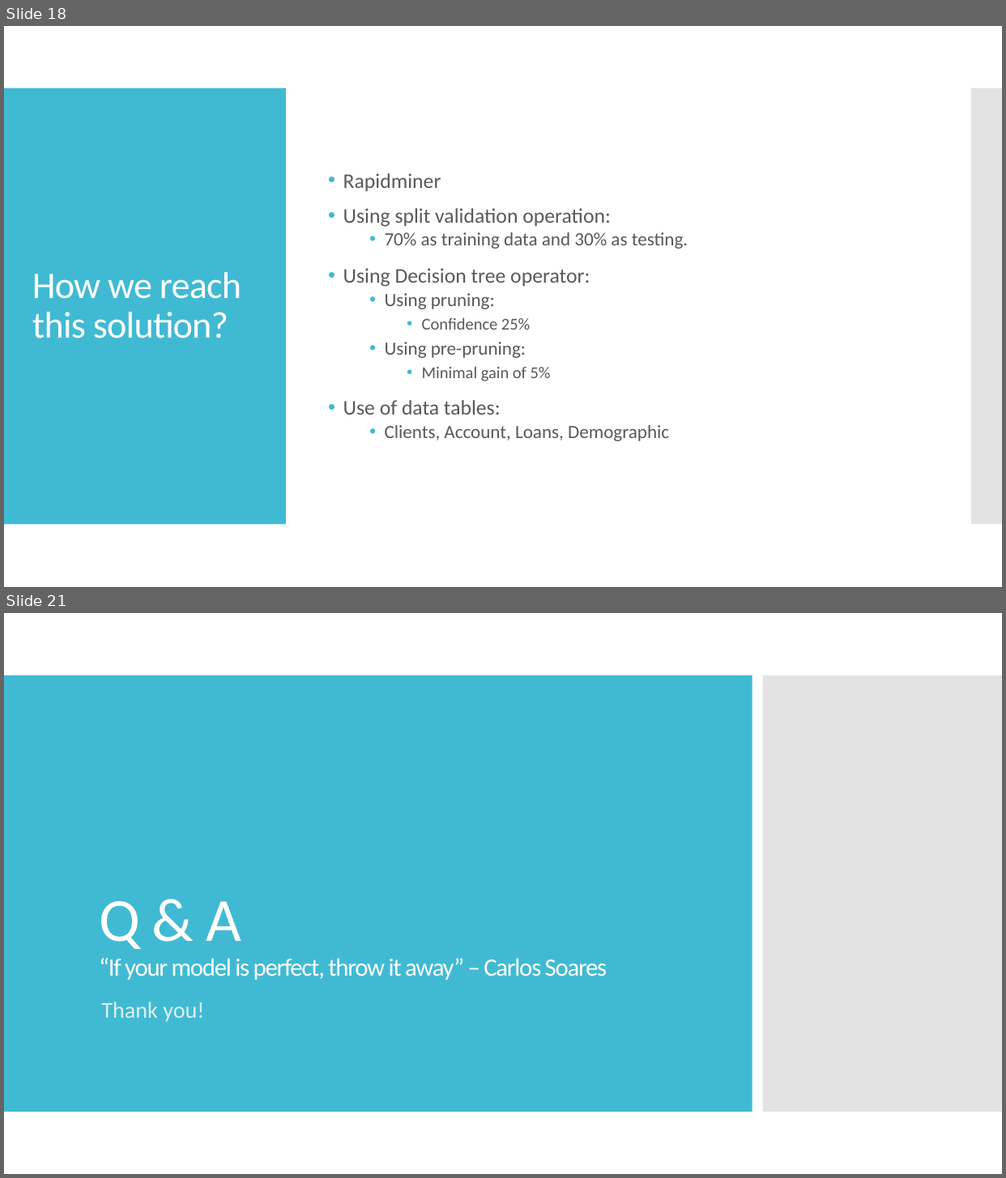
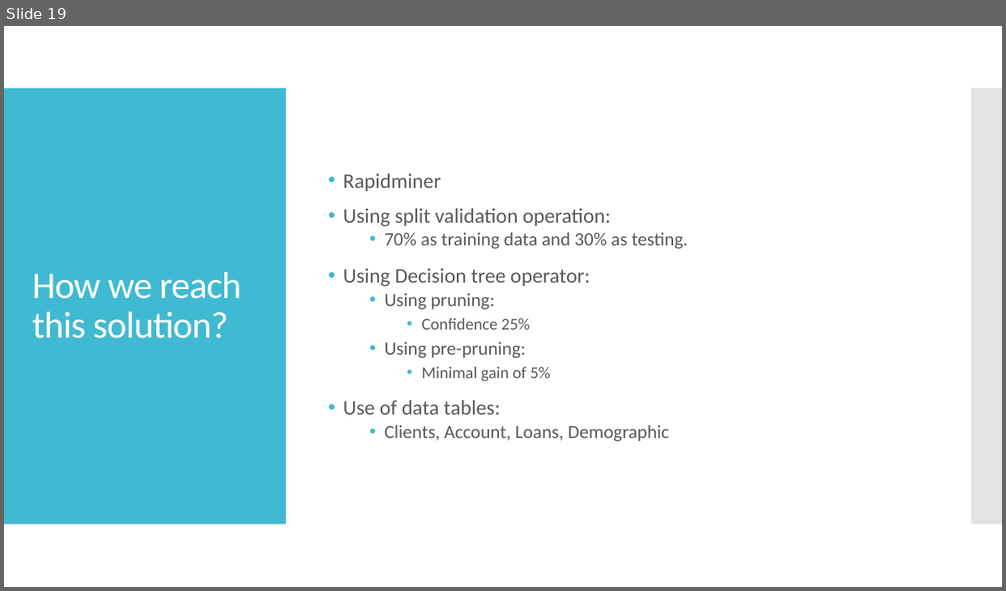
Before and after one commit to jpdias/banking-dm-case-study, a slide deck: Banking Data Mining.pptx. Shown one above the other, each under a label of ours: slides 18 and 21 before the commit, slide 19 after it; the slides between them are not shown. The pictures are 1006x1178 and 1006x591 pixels, drawn with LibreOffice and Linux fonts; fonts in the diff are those of the drawing. Boxes give left, top, right and bottom in pixels: in the first picture for what was removed or moved away, otherwise in the second. Text is boxed around its words. In the diff, an @@ line names an element or a change of style, - is before the commit and + after.

```diff
--- a/Banking Data Mining.pptx
+++ b/Banking Data Mining.pptx
@@ slide 21 removed at [4,613,1002,1174], background #FFFFFF @@
@@ rectangle removed at [4,675,752,1112] @@
@@ rectangle removed at [763,675,1002,1112] @@
@@ title removed at [99,901,607,980] @@
-Q & A
-“If your model is perfect, throw it away” – Carlos Soares
@@ subtitle removed at [101,1002,204,1022] @@
-Thank you!
@@ what was slide 18 is now slide 19 @@
```
Also in this commit, not shown: 2 slides changed, 3 slides added, 2 other slides removed, 2 other files.
